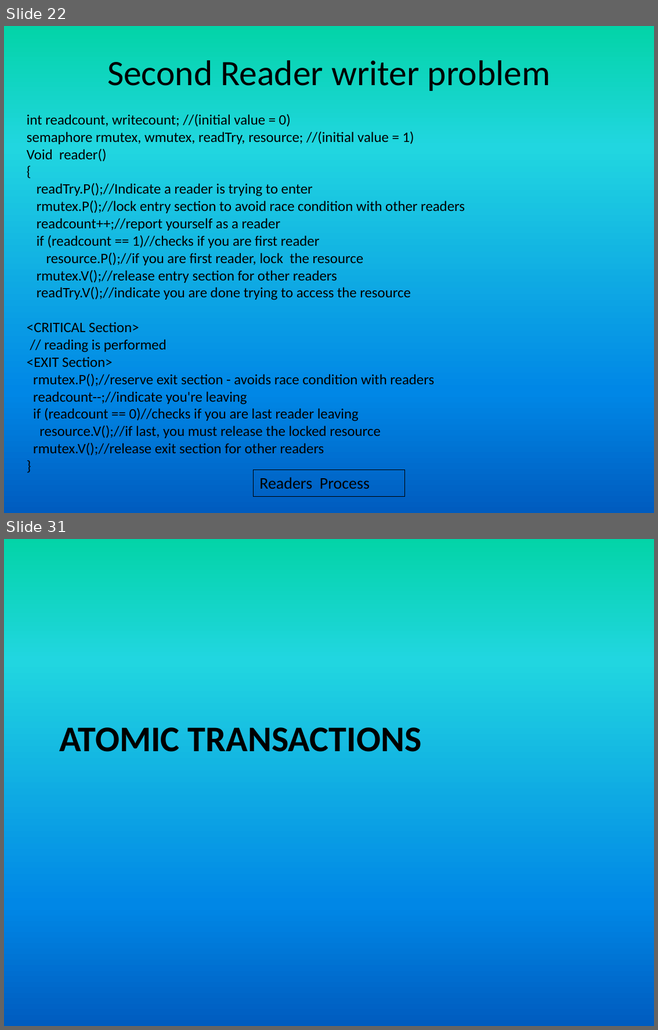
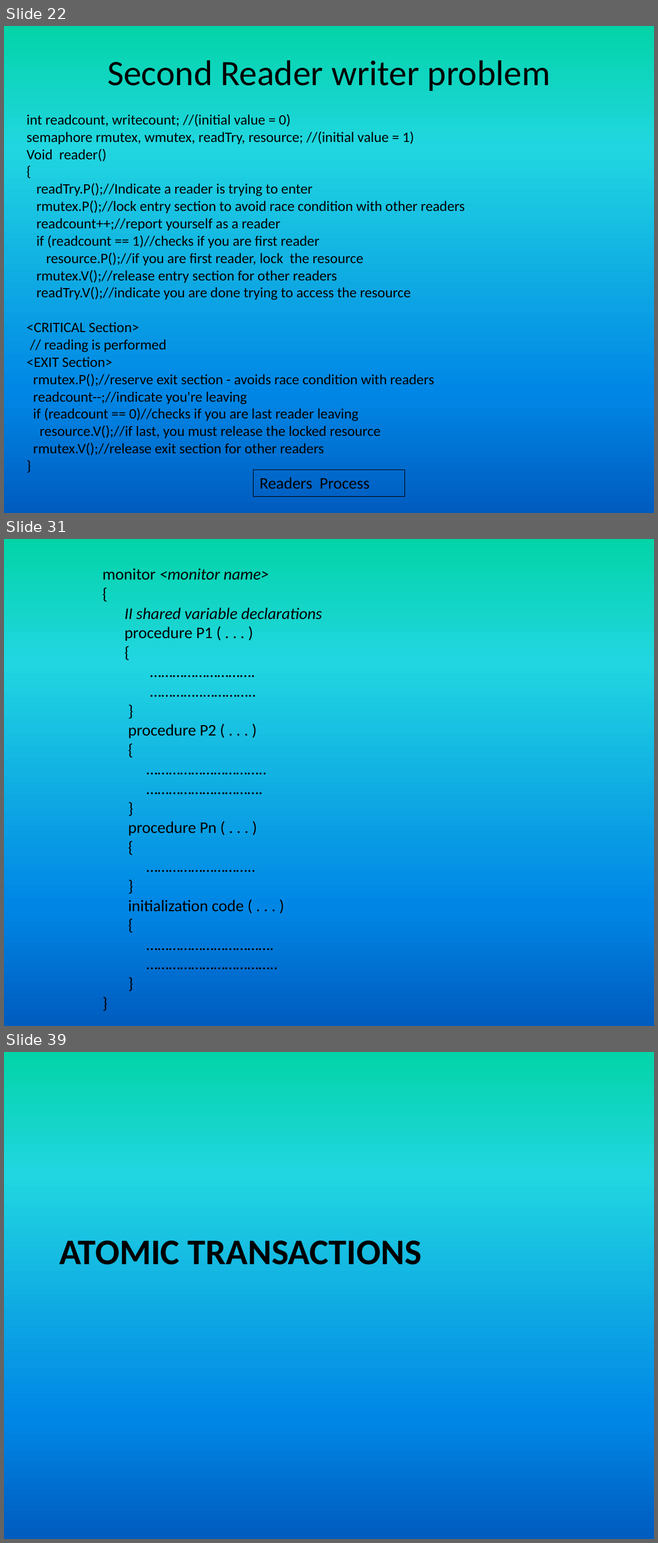
Before and after one commit to girishsukukumar/RTOS, a slide deck: RTOS-13 synchronization.pptx. Shown one above the other, each under a label of ours: slides 22 and 31 before the commit, slides 22, 31 and 39 after it; the slides between them are not shown. The pictures are 658x1030 and 658x1543 pixels, drawn with LibreOffice and Linux fonts; fonts in the diff are those of the drawing. Boxes give left, top, right and bottom in pixels: in the first picture for what was removed or moved away, otherwise in the second. Text is boxed around its words. In the diff, an @@ line names an element or a change of style, - is before the commit and + after.

```diff
--- a/RTOS-13 synchronization.pptx
+++ b/RTOS-13 synchronization.pptx
@@ slide 31 added at [4, 539, 654, 1026], background gradient #03D4A8 to #21D6E0 to #0087E6 to #005CBF @@
@@ text added at [103, 568, 322, 912], 18 pt, text #000000 @@
+monitor <monitor name>
+{
+II shared variable declarations
+procedure P1 ( . . . )
+{
+……………………….
+…………..…………..
+}
+procedure P2 ( . . . )
+{
+…………………………..
+………………………….
+}
+procedure Pn ( . . . )
+{
+………………………..
+}
+initialization code ( . . . )
+{
+…………………………….
+……………………………..
+}
+}
@@ what was slide 31 is now slide 39 @@
```
Also in this commit, not shown: 4 slides changed, 11 other slides added, 4 slides removed.
